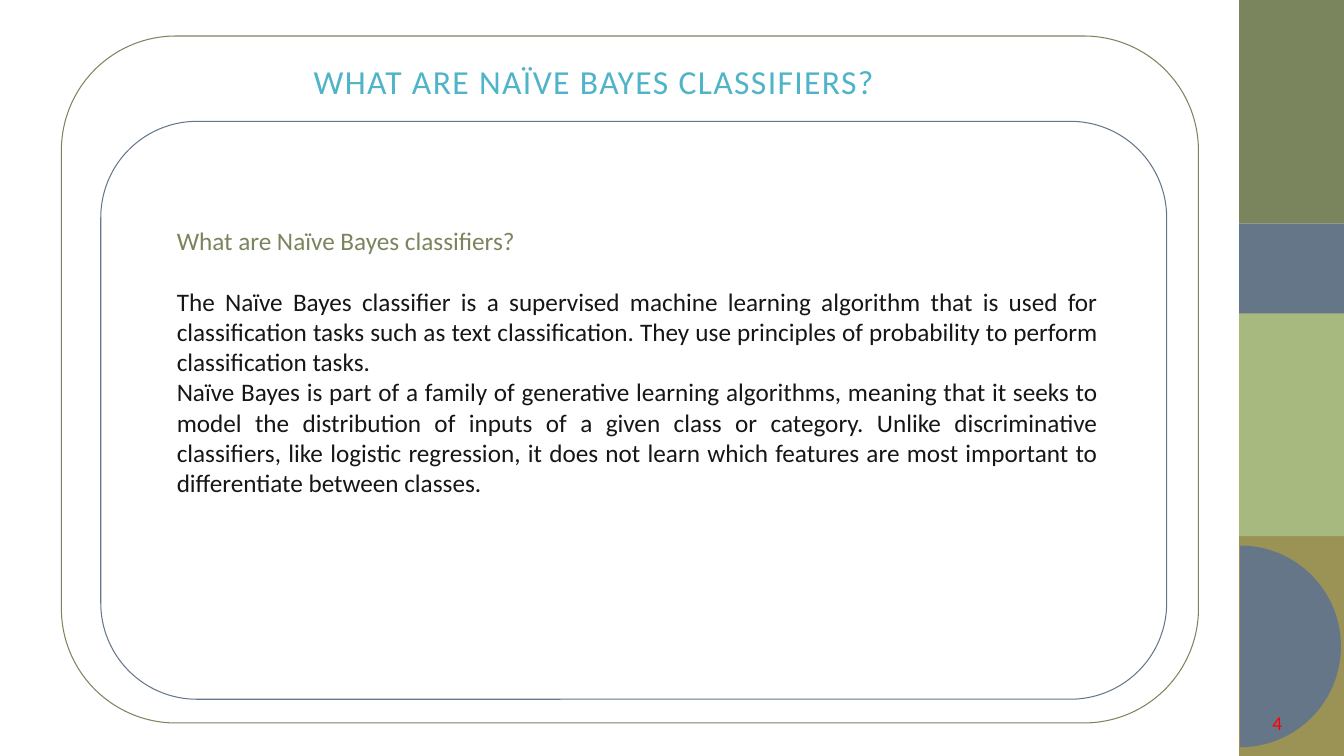
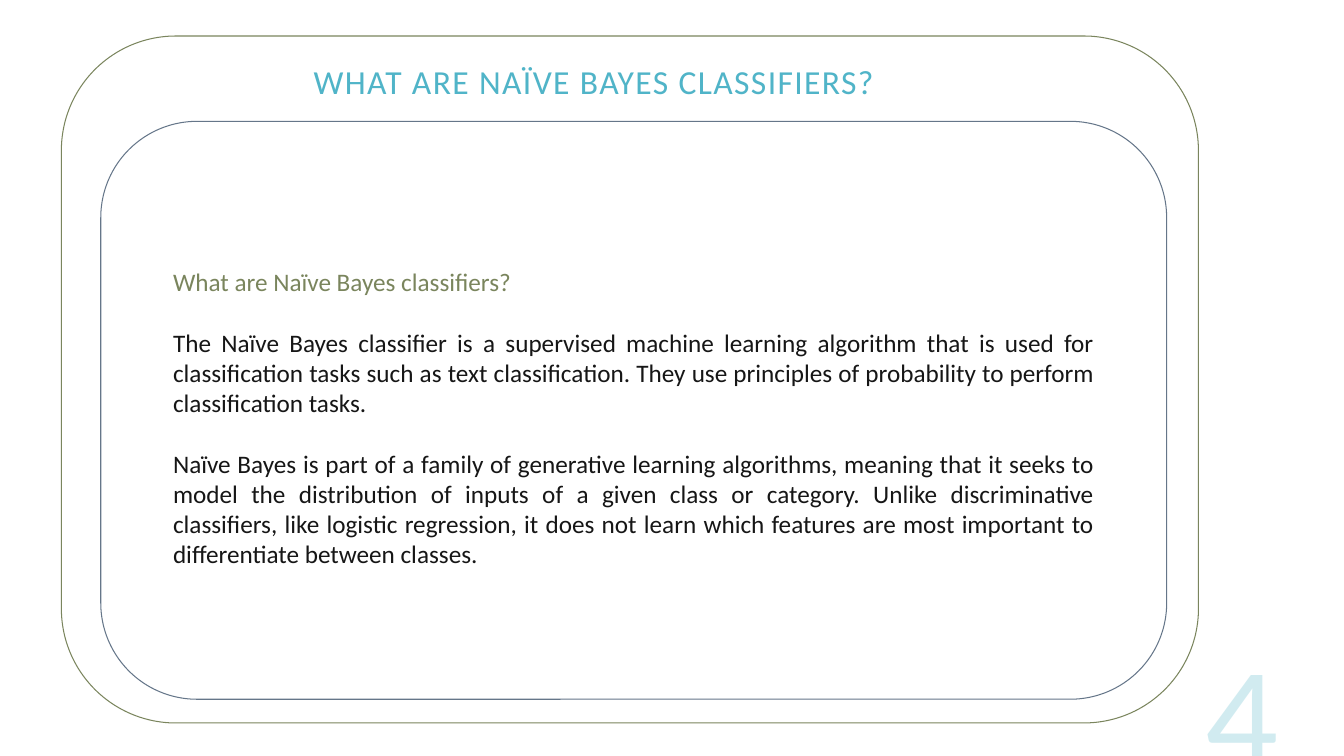
Before and after one commit to ohamed/ML-Training, a slide deck: slide 4 of pptx/09 Naïve Bayes Classifier.pptx. Drawn at 1344x756 pixels with LibreOffice and Linux fonts; fonts in the diff are those of the drawing; background and template pictures are left out. Boxes give left, top, right and bottom in pixels: in the first picture for what was removed or moved away, otherwise in the second. Text is boxed around its words. In the diff, an @@ line names an element or a change of style, - is before the commit and + after.

Commit message:
minor change

```diff
--- a/pptx/09 Naïve Bayes Classifier.pptx
+++ b/pptx/09 Naïve Bayes Classifier.pptx
@@ text "What are Naïve Bayes classifiers?" rewrapped from [177, 232, 1097, 492] to [173, 273, 1094, 563] @@
@@ group removed at [1239, 0, 1344, 756]: 4 rectangles, 1 freeform shape @@
@@ page number: place and size @@
-page number at [1272, 717, 1282, 730]
+page number at [966, 648, 1289, 756]
@@ page number at [966, 648, 1289, 756]: size 14 to 103 pt, text colour #FF0000 to #50B4C8 at 25% opacity @@
```
Also in this commit, not shown: 2 other slides changed.
